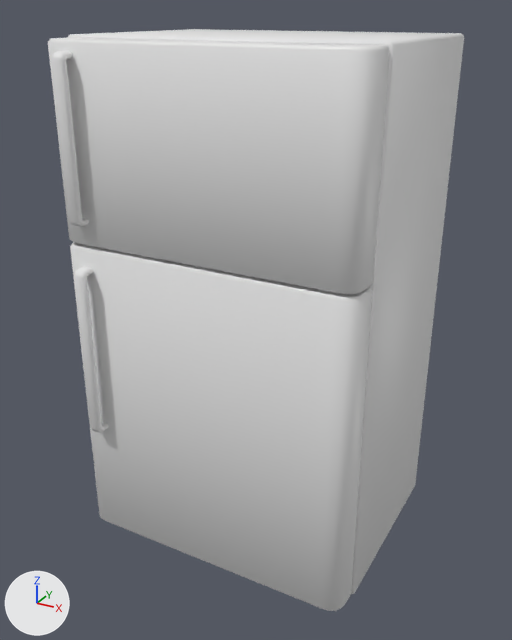
The FBX model Assets/Environment/Mesh/Mesh_Frigo.FBX: old version first, new version second.
Camera for both pictures: a 50 mm lens placed at (1.89, -4.36, 3.11), pointed at (0.01, -0.93, 1.4). Arrows for +X, +Y and +Z are at lower left; the lights stay in place. Where no turn or scale is listed for an object, it has been applied to the vertices.

The first picture shows 'Mesh_Frigo'.
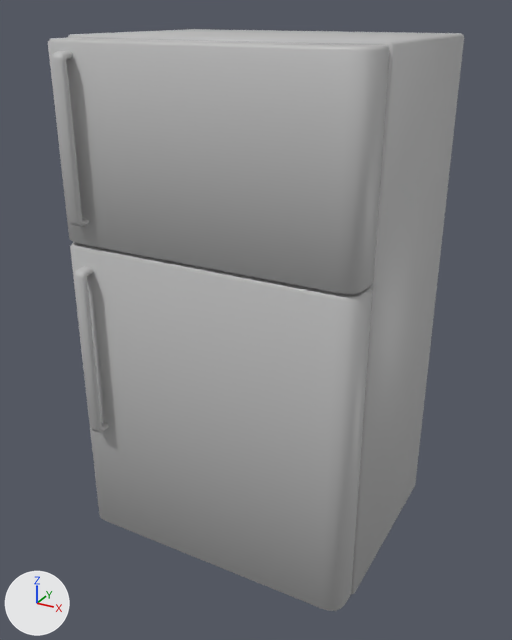
What differs and where, as boxes [x1, y1, x2, y2] in the pictures (512 x 640 px):
```json
{"part": 1, "of": "me_mesh", "change": "deleted", "before": [73, 242, 370, 297]}
{"part": 2, "of": "me_mesh", "change": "deleted", "before": [51, 38, 384, 47]}
```

The change, as JSON lines over the scene's bpy script:
```json
{"op": "add", "block": "mat_lambert1", "code": ["mat_lambert1 = principled_material('lambert1')", "mat_lambert1.base_color = (0.5, 0.5, 0.5)  # grey #bcbcbc"]}
{"block": "me_mesh", "where": "# used by ob_mesh_frigo; location = (0.0, 0.0, 0.0)"}
{"op": "remove", "block": "me_mesh", "code": "me_mesh.from_pydata(...)  # 312 vertices, 558 faces; spans x -0.89..0.88, y -1.63..-0.16, z 0.0..2.99"}
{"op": "add", "block": "me_mesh", "code": "me_mesh.from_pydata(...)  # 285 vertices, 237 faces; spans x -0.89..0.88, y -1.63..-0.16, z 0.0..2.99"}
{"block": "me_mesh", "change": "me_mesh part 1: 17 vertices removed from x -0.84..0.84, y -1.48..-1.37, z 1.91..1.92"}
{"block": "me_mesh", "change": "me_mesh part 2: 10 vertices removed from x -0.84..0.84, y -1.48..-1.37, z 2.98"}
{"op": "add", "block": "me_mesh", "code": "me_mesh.materials.append(mat_lambert1)  # grey #bcbcbc"}
```
